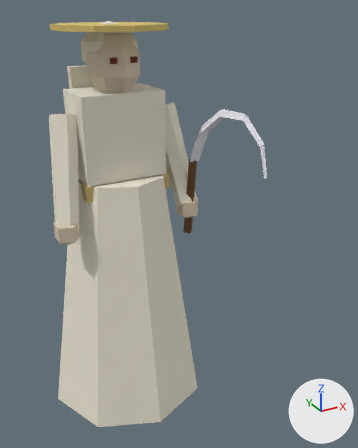
A saved change to the glTF model assets/figures/Generated/mittagsfrau.glb.
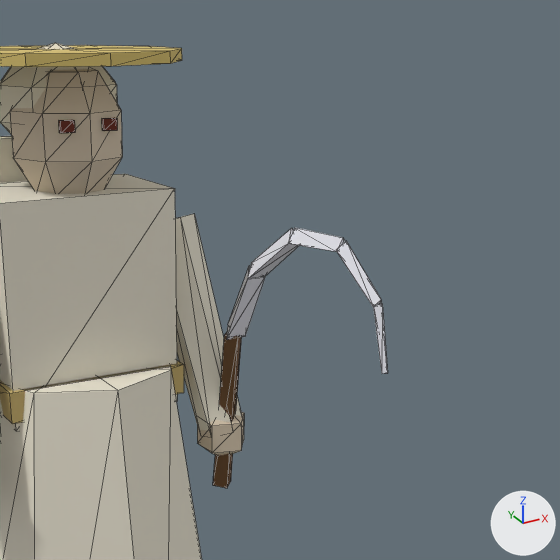
Each version is shown whole from a 50 mm lens placed at (-0.774, -1.963, 1.806), pointed at (0.146, -0.291, 0.969), then close up on the part from 23% to 98% of the width and 0% to 60% of the height. The lights are fixed; the arrows at lower right show +X, +Y and +Z. The first two pictures are the older version. The close-ups show mesh edges as thin lines. Where no turn or scale is listed for an object, it has been applied to the vertices. Vertices at exactly the same position are counted once.
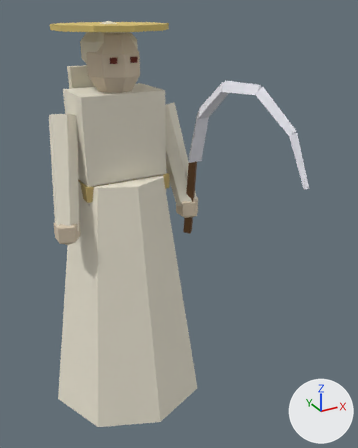
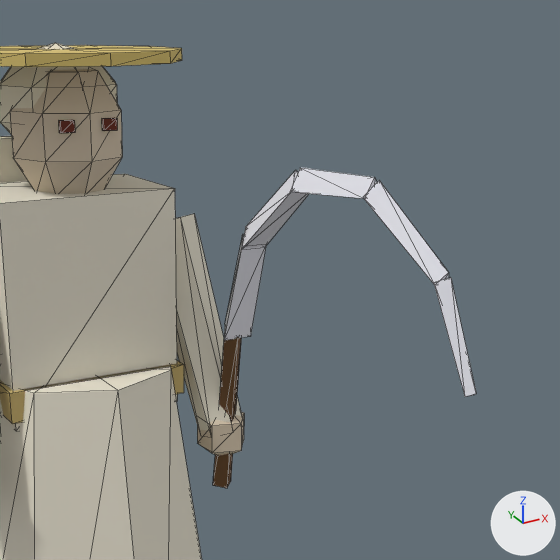
Where the newer file only moved an object's origin or applied its transform, the numbers keep the older frame.

Pixel boxes (x1, y1, x2, y2) of what changed, in the close-ups (560 x 560 px; the box of a moved part takes in the faces that stretch with it):
'Mesh_0', reshaped
    before: (0, 43, 388, 560)
    after: (0, 43, 476, 560)
part 1 of me_mesh_0, moved or reshaped
    before: (226, 228, 388, 373)
    after: (224, 168, 476, 397)

Diff of the bpy script that builds the scene:
```diff
--- a/assets/figures/Generated/mittagsfrau.glb.py
+++ b/assets/figures/Generated/mittagsfrau.glb.py
@@ me_mesh_0 @@
 # used by ob_mesh_0; location = (0.0, -0.148, 0.887)
-me_mesh_0.from_pydata(...)  # 245 vertices, 424 faces; spans x -0.38..0.38, y -0.53..0.53, z -0.87..0.87
+me_mesh_0.from_pydata(...)  # 245 vertices, 424 faces; spans x -0.38..0.38, y -0.73..0.53, z -0.87..0.87
+# me_mesh_0 part 1: 35 of the vertices in x 0.26..0.31, y -0.53..0.0, z 0.3..0.57 are multiplied about their middle by the matrix ((1.43, 0.0, 0.0), (0.0, 1.452, 0.359), (0.0, -0.001, 1.415)), then moved by (0.0, -0.06, 0.05)
 me_mesh_0.materials.append(mat_material_0)
```
